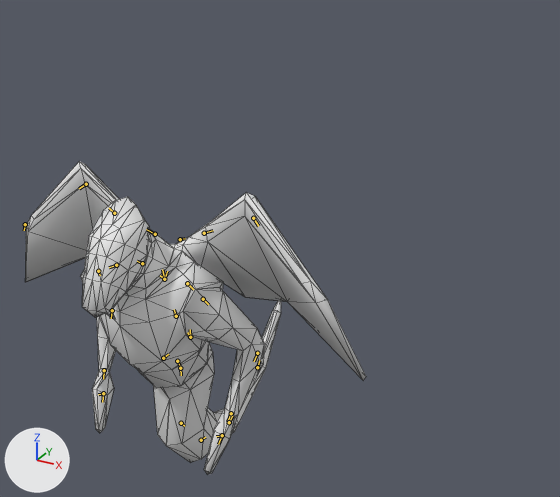
Two versions of the Blender file assets-src/rooms/tavern/creature-clips/Wyvern.blend, one commit apart.
Both versions are drawn from a camera (50 mm lens) standing at (0.568, -0.77, 1.022) and looking at (0.051, 0.169, 0.553). Lighting does not change. The marker at lower left points along +X, +Y and +Z. The older version comes first. Both versions are drawn at frame 12 of the action 'SitArmWrestle'; the numbers are the values there. The bones that change, and the others that lie on the model, are drawn over the model as lines. Mesh edges are drawn as thin lines.

Names of what the first picture shows: 'WyvernSourceMesh'.
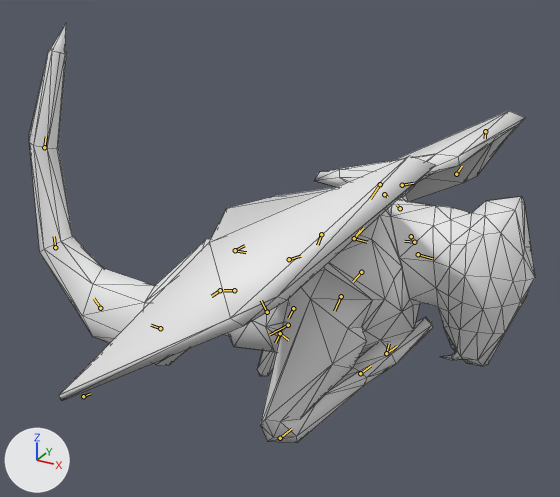
Edits to the bpy script that builds the scene:
```text
Change bone_cog:
    where bone_cog = bpy.data.objects['Wyvern'].pose.bones['COG']
    bone_cog.location: (0.0, 0.277, 0.061) -> (-0.323, 0.282, -0.105)
    bone_cog.rotation_quaternion: (1.0, 0.0, 0.0, 0.0) -> (0.643, 0.293, 0.609, -0.359)  # degrees (0, 0, 0) -> degrees (-35, 84, -90)
    bone_cog.scale: (0.6, 0.6, 0.6) -> (1.0, 1.0, 1.0)
Change bone_spine_1:
    where bone_spine_1 = bpy.data.objects['Wyvern'].pose.bones['Spine_1']  # child of 'COG_Rot'
    bone_spine_1.scale: (1.0, 1.0, 1.0) -> (0.99, 0.99, 0.99)
Change bone_spine_2:
    where bone_spine_2 = bpy.data.objects['Wyvern'].pose.bones['Spine_2']  # child of 'Spine_1'
    bone_spine_2.rotation_quaternion: (0.996, 0.087, 0.0, 0.0) -> (0.985, 0.171, 0.0, 0.0)  # degrees (10, 0, 0) -> degrees (20, 0, 0)
Change bone_arm_r:
    where bone_arm_r = bpy.data.objects['Wyvern'].pose.bones['Arm.R']  # child of 'Shoulder.R'
    bone_arm_r.rotation_quaternion: (0.88, -0.461, 0.017, 0.11) -> (0.919, -0.027, 0.193, 0.343)  # degrees (-55, 8, 10) -> degrees (5, 22, 42)
Change bone_forearm_r:
    where bone_forearm_r = bpy.data.objects['Wyvern'].pose.bones['Forearm.R']  # child of 'Arm.R'
    bone_forearm_r.rotation_quaternion: (0.829, 0.013, -0.346, 0.439) -> (0.478, 0.159, -0.173, 0.846)  # degrees (-20, -36, 62) -> degrees (-9, -26, 123)
Change bone_head:
    where bone_head = bpy.data.objects['Wyvern'].pose.bones['Head']  # child of 'Spine_3'
    bone_head.rotation_quaternion: (0.991, -0.131, 0.0, 0.0) -> (0.997, -0.081, 0.0, 0.0)  # degrees (-15, 0, 0) -> degrees (-9, 0, 0)
```

Location of each change, [x1, y1, x2, y2] in pixels of the pictures (560 x 497 px):
'WyvernSourceMesh', posed (48% wider, 33% taller): before [25, 161, 366, 475]; after [29, 24, 535, 443]
bone 'Spine_1', root to tip: before (190, 337) to (187, 332); after (235, 250) to (246, 252)
bone 'Spine_2', root to tip: before (176, 316) to (174, 309); after (289, 259) to (300, 256)
bone 'Arm.R', root to tip: before (98, 271) to (100, 275); after (341, 296) to (334, 311)
bone 'Forearm.R', root to tip: before (112, 310) to (111, 318); after (280, 438) to (292, 428)
bone 'Head', root to tip: before (142, 263) to (137, 261); after (418, 254) to (432, 258)
